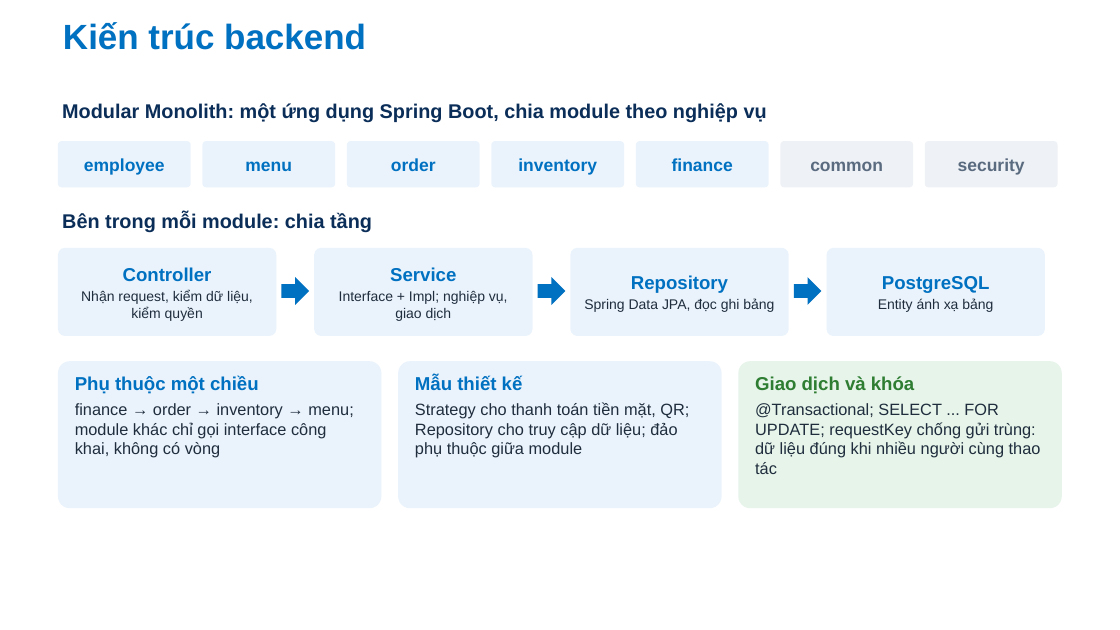
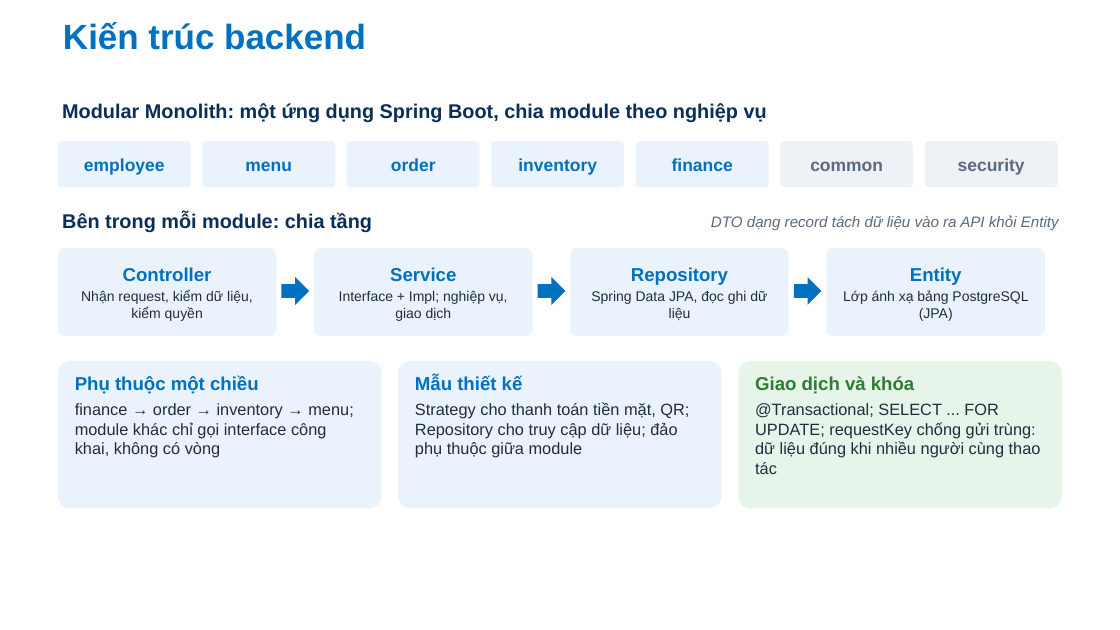
Before and after one commit to Anpham120/restaurant-management-system, a slide deck: slide 8 of docs/bao-cao-ltnc/Slide_LapTrinhNangCao_AtlasRestaurant.pptx. Drawn at 1120x630 pixels with LibreOffice and Linux fonts; fonts in the diff are those of the drawing; background and template pictures are left out. Boxes give left, top, right and bottom in pixels: in the first picture for what was removed or moved away, otherwise in the second. Text is boxed around its words. In the diff, an @@ line names an element or a change of style, - is before the commit and + after.

```diff
--- a/docs/bao-cao-ltnc/Slide_LapTrinhNangCao_AtlasRestaurant.pptx
+++ b/docs/bao-cao-ltnc/Slide_LapTrinhNangCao_AtlasRestaurant.pptx
@@ text "Bên trong mỗi module: chia ..." at bbox=[62, 212, 372, 232]: less space between paragraphs @@
@@ text added at bbox=[711, 215, 1059, 230], 13 pt, text #5A6B80, italic @@
+DTO dạng record tách dữ liệu vào ra API khỏi Entity
@@ text at bbox=[843, 267, 1028, 321]: text changed @@
-PostgreSQL
-Entity ánh xạ bảng
+Entity
+Lớp ánh xạ bảng PostgreSQL (JPA)
@@ text at bbox=[591, 291, 767, 320]: text changed @@
-Spring Data JPA, đọc ghi bảng
+Spring Data JPA, đọc ghi dữ liệu
```
Also in this commit, not shown: 1 other file.
